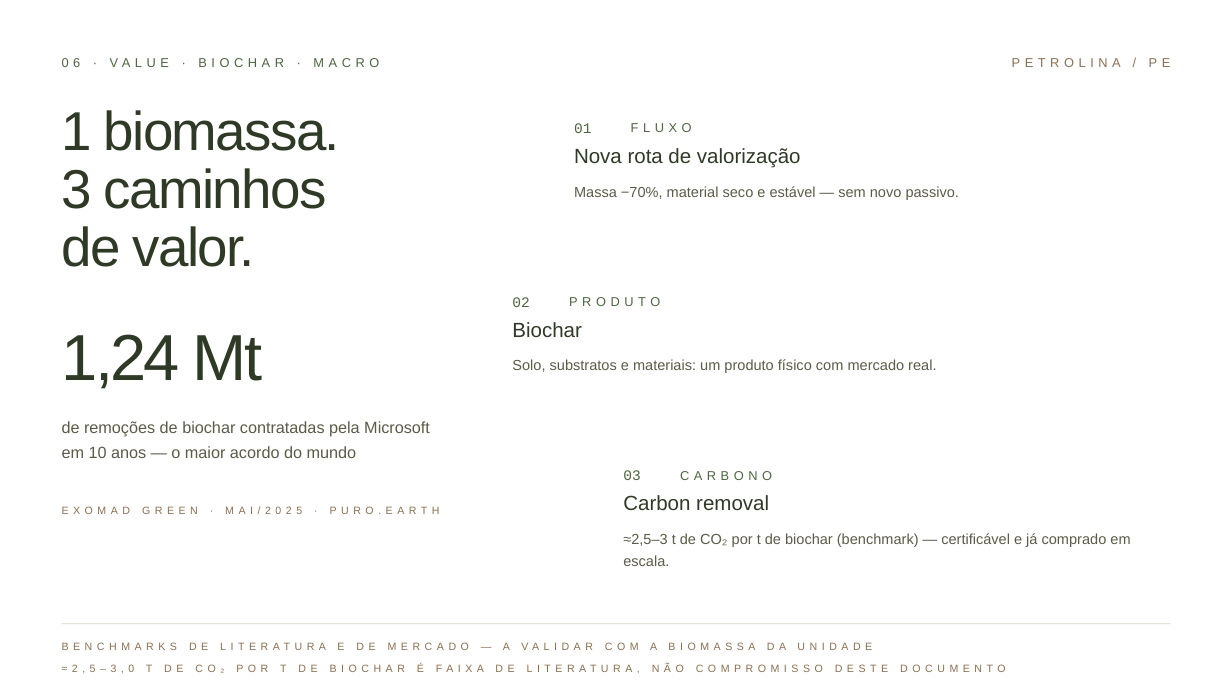
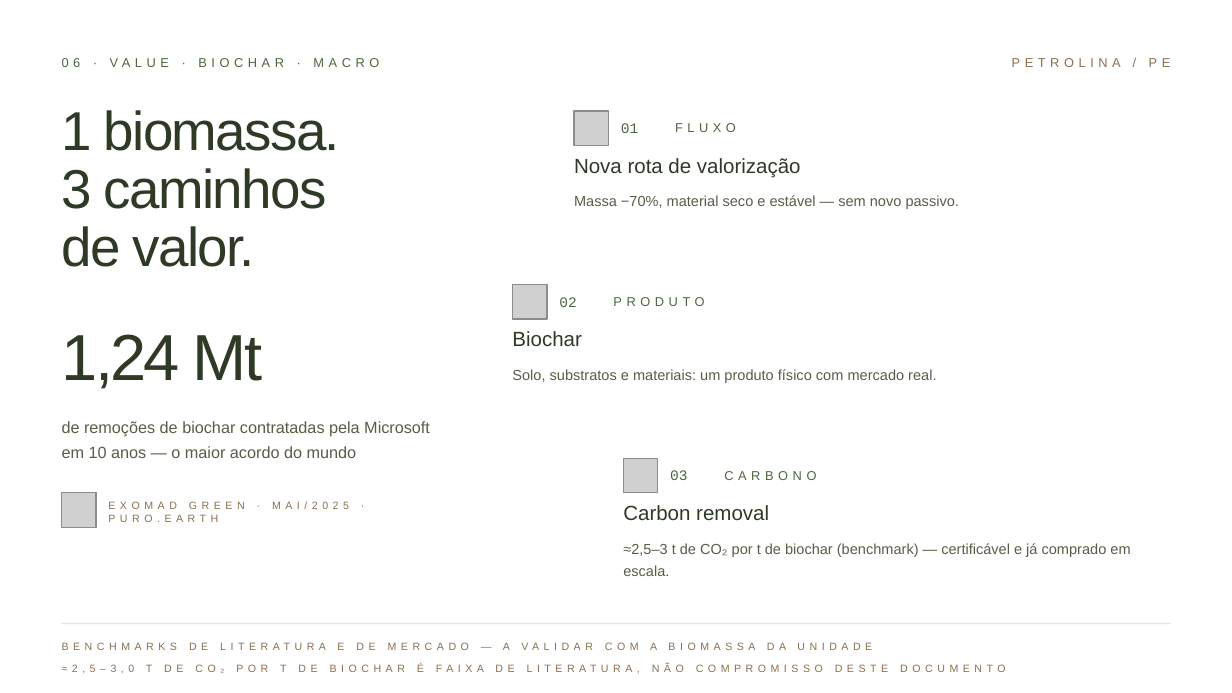
Before and after one commit to lubritto-hub/clipping, a slide deck: slide 6 of deck/pepsico-petrolina-porque.pptx. Drawn at 1232x693 pixels with LibreOffice and Linux fonts; fonts in the diff are those of the drawing; grey boxes stand for pictures; background and template pictures are left out. Boxes give left, top, right and bottom in pixels: in the first picture for what was removed or moved away, otherwise in the second. Text is boxed around its words. In the diff, an @@ line names an element or a change of style, - is before the commit and + after.

```diff
--- a/deck/pepsico-petrolina-porque.pptx
+++ b/deck/pepsico-petrolina-porque.pptx
@@ picture added at (x1=574, y1=111, x2=609, y2=145) @@
@@ picture added at (x1=513, y1=285, x2=547, y2=319) @@
@@ picture added at (x1=623, y1=458, x2=658, y2=493) @@
@@ 6 texts moved together from (x1=512, y1=123, x2=772, y2=480) to (x1=559, y1=123, x2=816, y2=480) @@
@@ picture added at (x1=62, y1=493, x2=96, y2=527) @@
@@ text "EXOMAD GREEN · MAI/2025 · ..." rewrapped from (x1=62, y1=500, x2=456, y2=521) to (x1=108, y1=501, x2=466, y2=522) @@
@@ 6 texts moved together from (x1=512, y1=148, x2=1130, y2=566) to (x1=512, y1=158, x2=1130, y2=576) @@
```
Also in this commit, not shown: 6 other slides changed, 7 other files.
